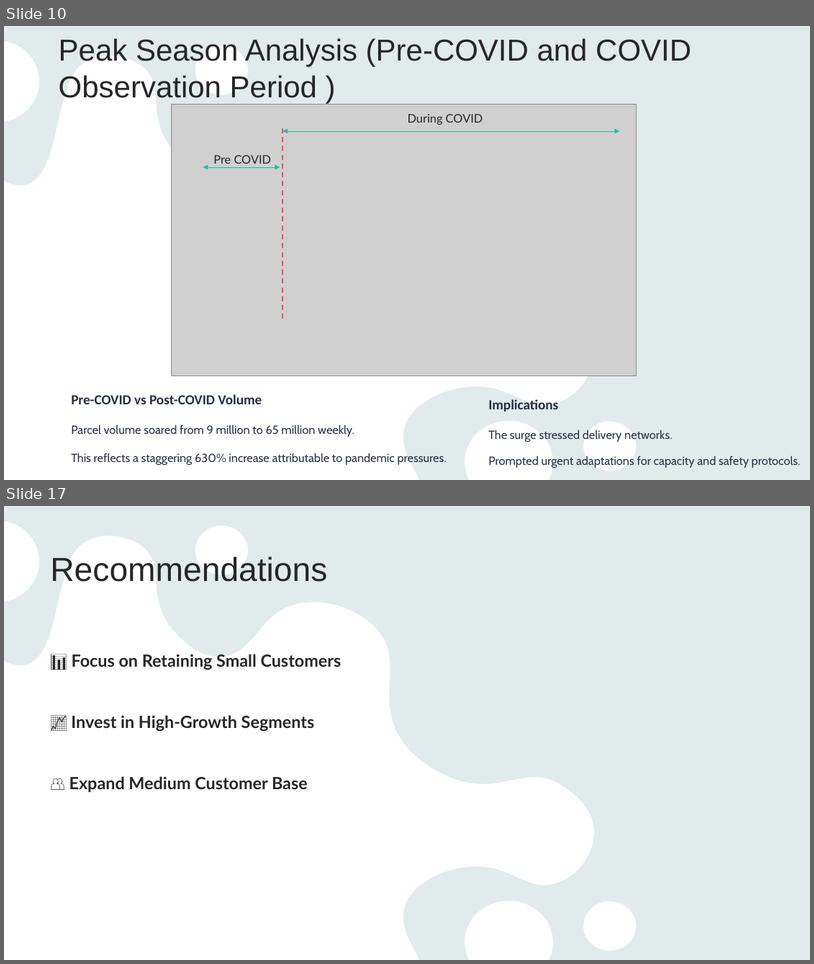
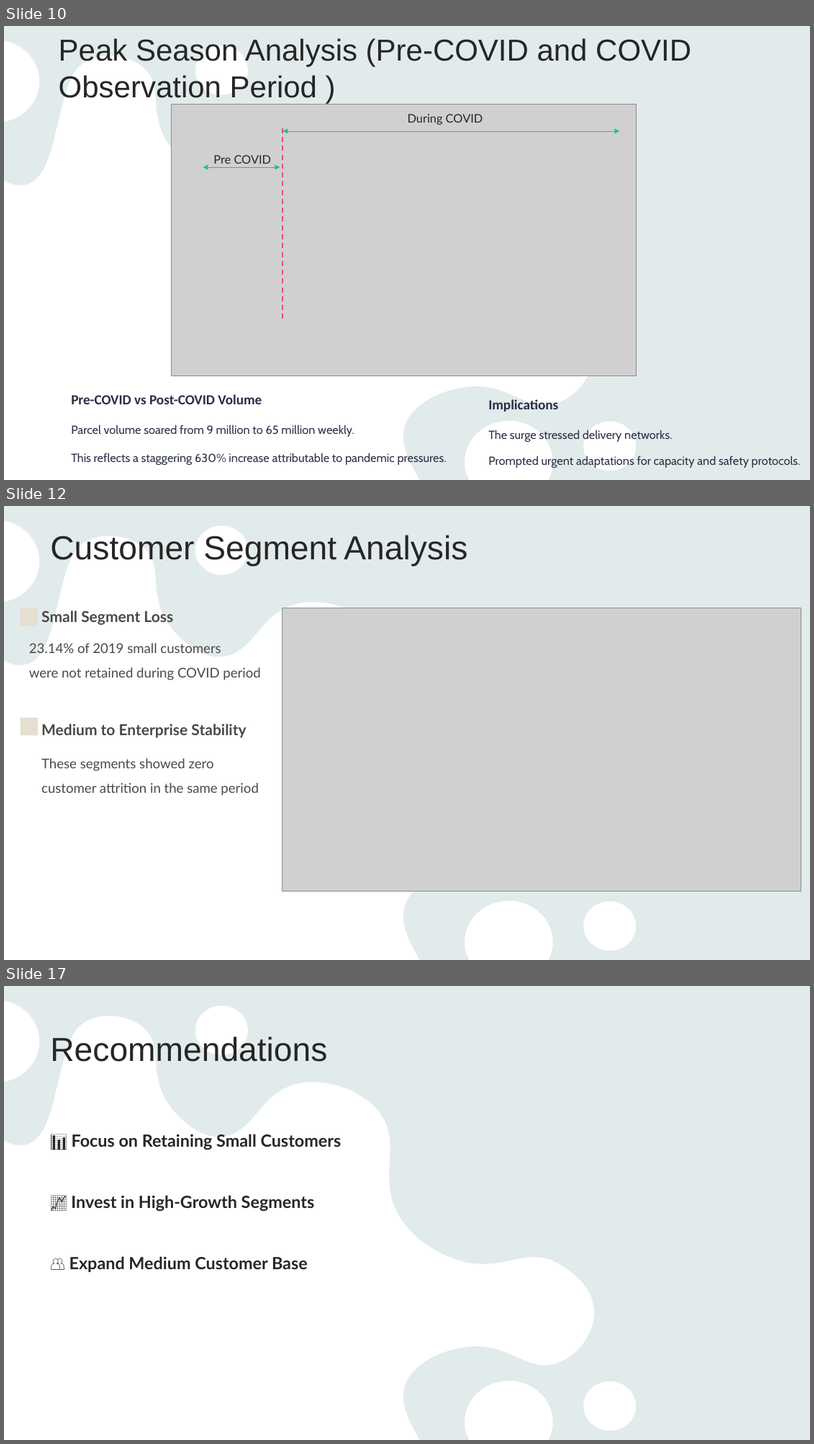
Before and after one commit to anhquanbui/finalprojectg7, a slide deck: Project.pptx. Shown one above the other, each under a label of ours: slides 10 and 17 before the commit, slides 10, 12 and 17 after it; the slides between them are not shown. The pictures are 814x964 and 814x1444 pixels, drawn with LibreOffice and Linux fonts; fonts in the diff are those of the drawing; grey boxes stand for pictures. Boxes give left, top, right and bottom in pixels: in the first picture for what was removed or moved away, otherwise in the second. Text is boxed around its words. In the diff, an @@ line names an element or a change of style, - is before the commit and + after.

```diff
--- a/Project.pptx
+++ b/Project.pptx
@@ slide 12 added at [4,506,810,960], background #E9F3F3; not listed: 2 template elements that a slide beside it also shows @@
@@ title added at [50,535,468,566], 39.6 pt, text #262626 @@
+Customer Segment Analysis
@@ rounded rectangle added at [21,608,38,626], fill #E5DFD2 @@
@@ text added at [41,610,173,625], 18 pt, text #4A4A45, bold @@
+Small Segment Loss
@@ picture added at [282,608,801,890] @@
@@ text added at [29,643,260,680], 16 pt, text #4A4A45 @@
+23.14% of 2019 small customers
+were not retained during COVID period
@@ rounded rectangle added at [21,717,38,735], fill #E5DFD2 @@
@@ text added at [41,723,246,738], 18 pt, text #4A4A45, bold @@
+Medium to Enterprise Stability
@@ text added at [41,758,258,795], 16 pt, text #4A4A45 @@
+These segments showed zero
+customer attrition in the same period
```
Also in this commit, not shown: 4 slides changed, 5 other slides added, 6 slides removed.
